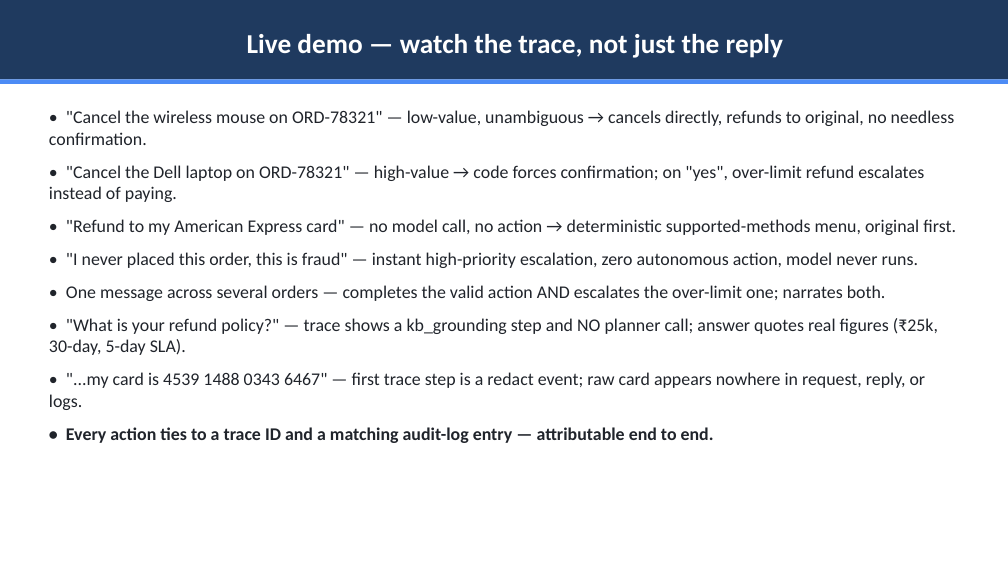
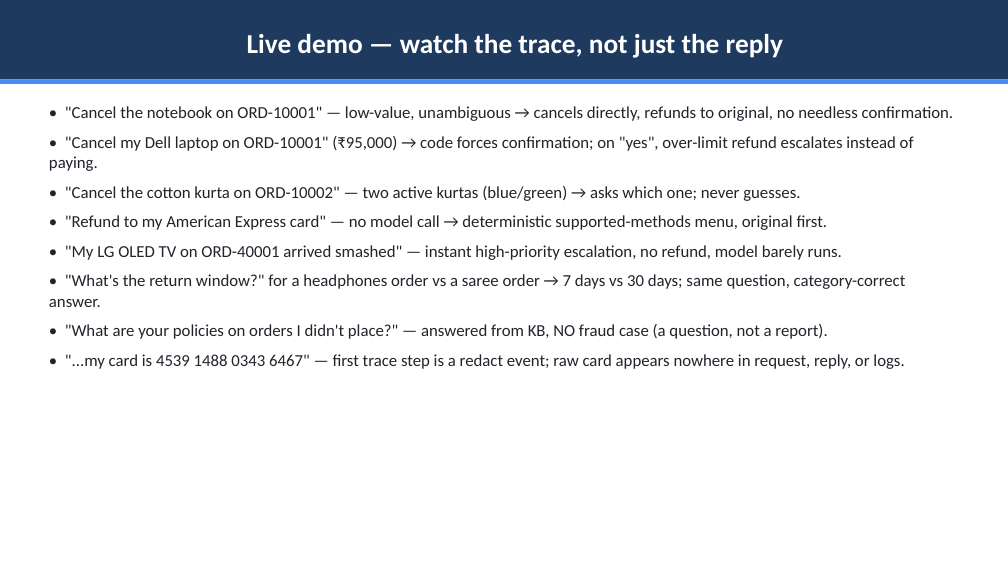
Before and after one commit to harsh-fr/atlascare, a slide deck: slide 23 of AtlasCare_Debrief.pptx (slide 22 before the commit). Drawn at 1008x567 pixels with LibreOffice and Linux fonts; fonts in the diff are those of the drawing. Boxes give left, top, right and bottom in pixels: in the first picture for what was removed or moved away, otherwise in the second. Text is boxed around its words. In the diff, an @@ line names an element or a change of style, - is before the commit and + after.

```diff
--- a/AtlasCare_Debrief.pptx
+++ b/AtlasCare_Debrief.pptx
@@ text at <box>49,106,954,339</box>: text changed; size 17 to 16 pt @@
-• "Cancel the wireless mouse on ORD-78321" — low-value, unambiguous → cancels directly, refunds to original, no needless confirmation.
-• "Cancel the Dell laptop on ORD-78321" — high-value → code forces confirmation; on "yes", over-limit refund escalates instead of paying.
-• "Refund to my American Express card" — no model call, no action → deterministic supported-methods menu, original first.
-• "I never placed this order, this is fraud" — instant high-priority escalation, zero autonomous action, model never runs.
-• One message across several orders — completes the valid action AND escalates the over-limit one; narrates both.
-• "What is your refund policy?" — trace shows a kb_grounding step and NO planner call; answer quotes real figures (₹25k, 30-day, 5-day SLA).
+• "Cancel the notebook on ORD-10001" — low-value, unambiguous → cancels directly, refunds to original, no needless confirmation.
+• "Cancel my Dell laptop on ORD-10001" (₹95,000) → code forces confirmation; on "yes", over-limit refund escalates instead of paying.
+• "Cancel the cotton kurta on ORD-10002" — two active kurtas (blue/green) → asks which one; never guesses.
+• "Refund to my American Express card" — no model call → deterministic supported-methods menu, original first.
+• "My LG OLED TV on ORD-40001 arrived smashed" — instant high-priority escalation, no refund, model barely runs.
+• "What's the return window?" for a headphones order vs a saree order → 7 days vs 30 days; same question, category-correct answer.
+• "What are your policies on orders I didn't place?" — answered from KB, NO fraud case (a question, not a report).
@@ text at <box>65,354,904,369</box>: size 17 to 16 pt in "• "...my card is 4539 1488 0343 ..."; less space between paragraphs @@
@@ text at <box>66,427,714,443</box>: paragraph removed @@
-• Every action ties to a trace ID and a matching audit-log entry — attributable end to end.
```
Also in this commit, not shown: 4 other slides changed, 1 slide added.
